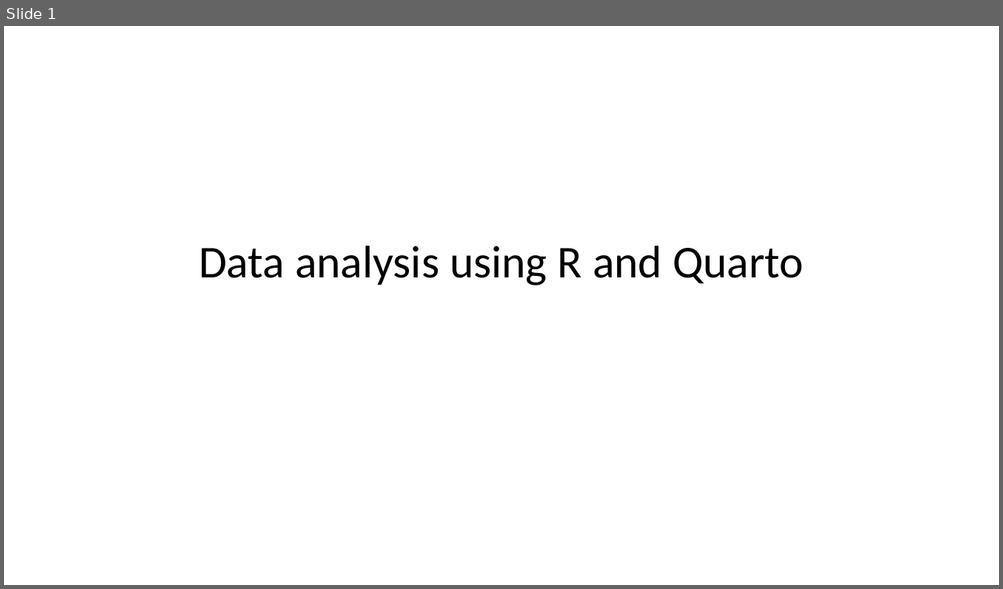
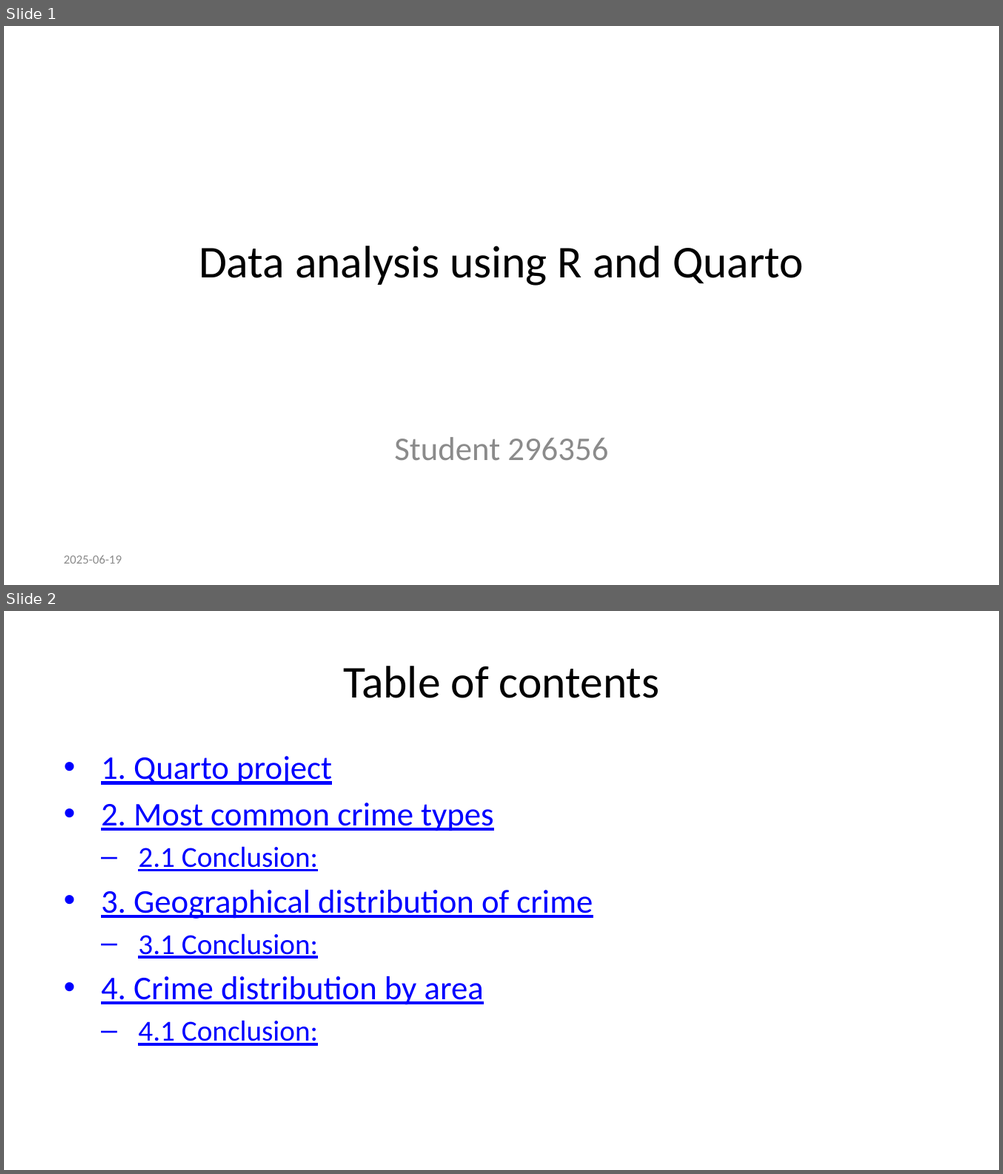
Before and after one commit to glizzynski/Project_Quarto_R, a slide deck: Project_Quarto_R.pptx. Shown one above the other, each under a label of ours: slide 1 before the commit, slides 1 and 2 after it. The pictures are 1003x589 and 1003x1174 pixels, drawn with LibreOffice and Linux fonts; fonts in the diff are those of the drawing. Boxes give left, top, right and bottom in pixels: in the first picture for what was removed or moved away, otherwise in the second. Text is boxed around its words. In the diff, an @@ line names an element or a change of style, - is before the commit and + after.

```diff
--- a/Project_Quarto_R.pptx
+++ b/Project_Quarto_R.pptx
@@ slide 2 added at [4, 611, 999, 1170], background #FFFFFF @@
@@ title added at [343, 666, 660, 698], 33 pt, text #000000 @@
+Table of contents
@@ text added at [101, 756, 592, 1046], 24 pt, text #0000FF, underline @@
+• 1. Quarto project
+• 2. Most common crime types
+  – 2.1 Conclusion:
+• 3. Geographical distribution of crime
+  – 3.1 Conclusion:
+• 4. Crime distribution by area
+  – 4.1 Conclusion:
@@ slide 1 changed as well @@
@@ subtitle added at [394, 437, 608, 460], 24 pt, text #8C8C8C @@
+Student 296356
@@ text added at [64, 556, 122, 564], 9 pt, text #8C8C8C @@
+2025-06-19
```
Also in this commit, not shown: 4 other slides changed, 3 other files.
